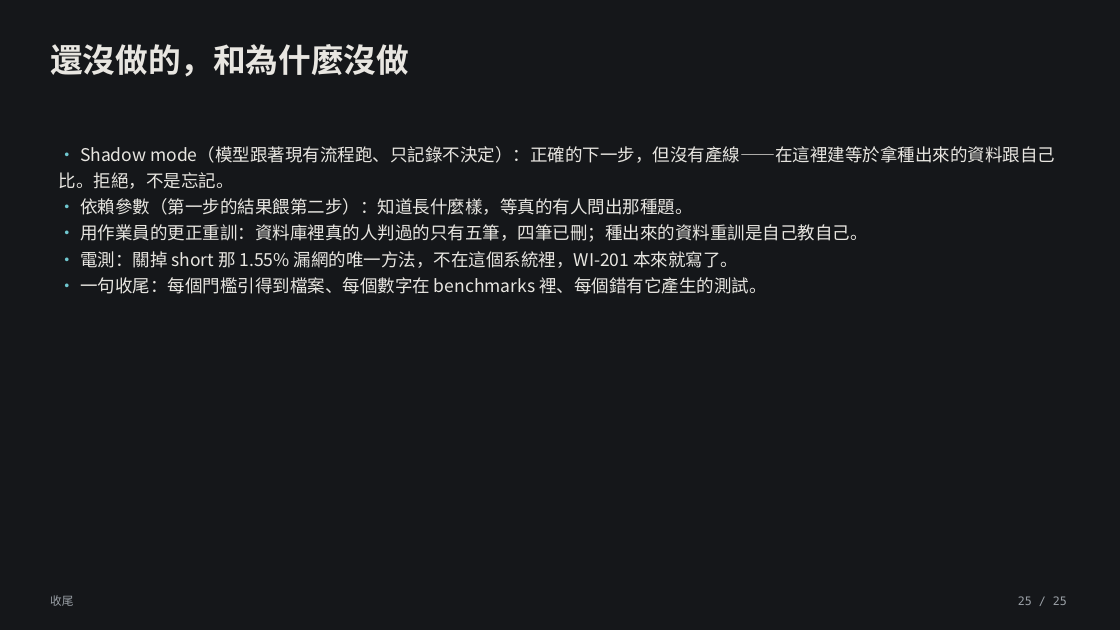
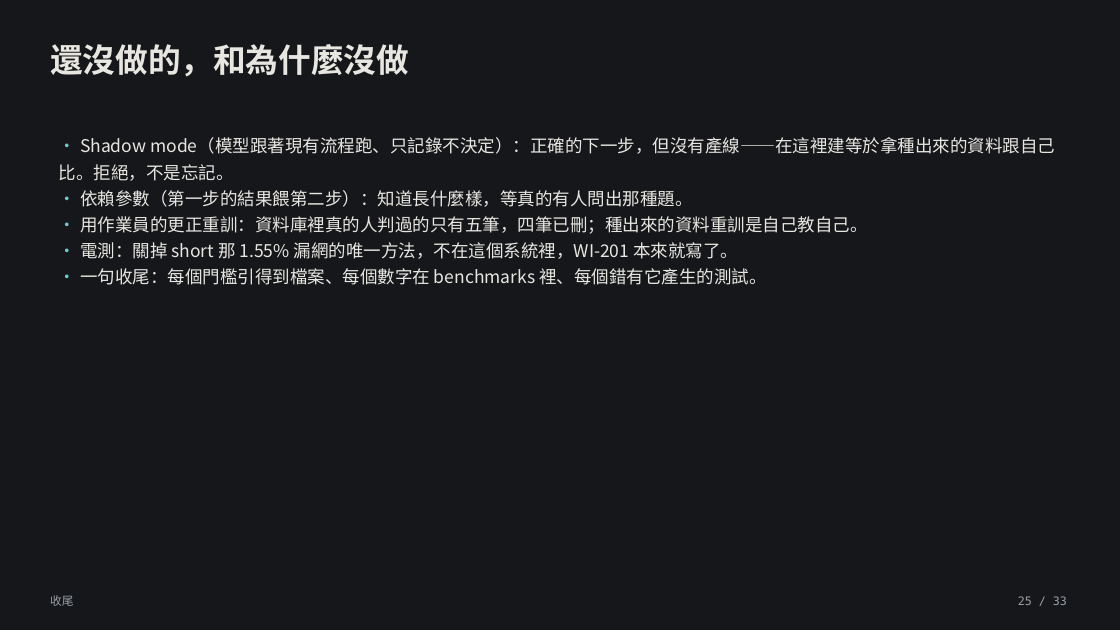
Before and after one commit to lin891020/aoi-agent, a slide deck: slide 25 of docs/deck/aoi-agent-journey.zh-TW.pptx. Drawn at 1120x630 pixels with LibreOffice and Linux fonts; fonts in the diff are those of the drawing. Boxes give left, top, right and bottom in pixels: in the first picture for what was removed or moved away, otherwise in the second. Text is boxed around its words. In the diff, an @@ line names an element or a change of style, - is before the commit and + after.

```diff
--- a/docs/deck/aoi-agent-journey.zh-TW.pptx
+++ b/docs/deck/aoi-agent-journey.zh-TW.pptx
@@ text "• Shadow mode（模型跟著現有流程跑、只記錄不決定）：正確的下一步，但沒有產線——在這裡建等於拿種出來的資料跟 ...": place and size @@
-text "• Shadow mode（模型跟著現有流程跑、只記錄不決定）：正確的下一步，但沒有產線——在這裡建等於拿種出來的資料跟 ..." at [59,146,1055,294]
+text "• Shadow mode（模型跟著現有流程跑、只記錄不決定）：正確的下一步，但沒有產線——在這裡建等於拿種出來的資料跟 ..." at [59,137,1055,285]
@@ text at [1018,596,1067,605]: text changed @@
-25 / 25
+25 / 33
```
Also in this commit, not shown: 24 other slides changed, 8 slides added, 7 other files.
